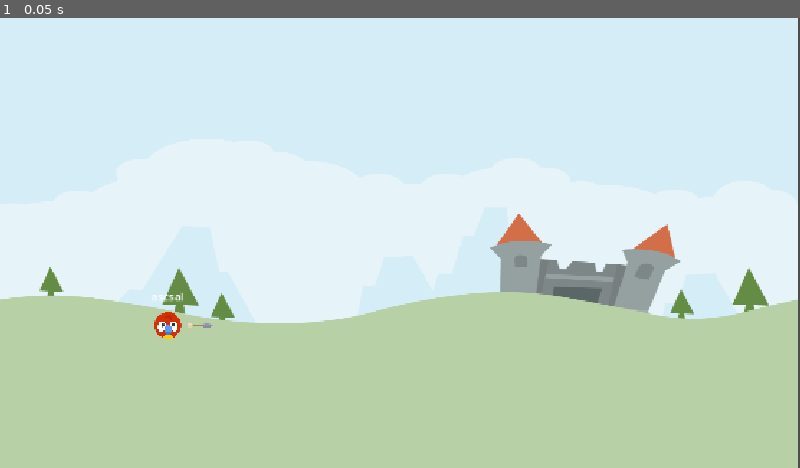
Above: before the commit, frame 1.
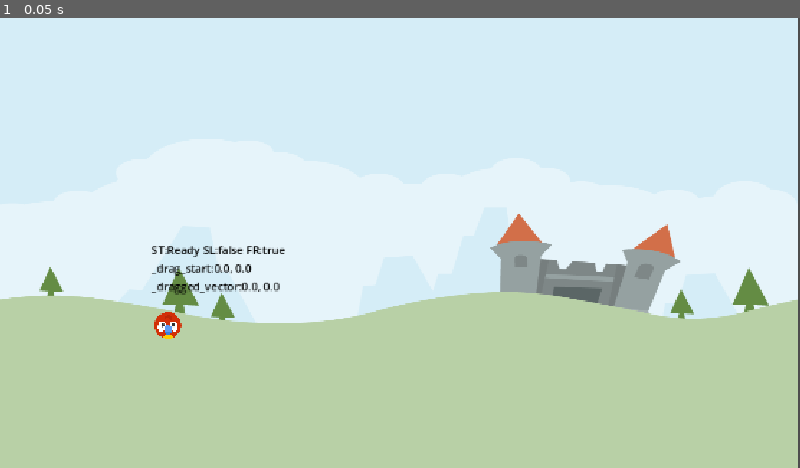
Above: after the commit, the same moment.

Repository: filipeAugusto99/Angry-Animals
Game: Godot game, scene res://Scene/LevelBase/LevelBase.tscn
The game is run twice, just before and just after one commit, with the same random seed, the same clock (stepped at 60 frames per second) and the same inputs. This scene is started directly instead of the project's main scene.
Inputs:
- Up to frame 1 (0.05 s): no input

The runs differ from the first frame. In frame 1, 0.6% of the frame differs, in the area x 19-36%, y 50-69%.

Commit message:
Animal Debug Data

Diff:
--- a/Scene/Animal/Animal.gd
+++ b/Scene/Animal/Animal.gd
@@ -1,13 +1,47 @@
 extends RigidBody2D
 
+enum AnimalState { Ready, Drag, Release }
+
+@onready var arrow: Sprite2D = $Arrow
+@onready var debug_label: Label = $DebugLabel
+@onready var launch_sound: AudioStreamPlayer2D = $LaunchSound
+@onready var kick_sound: AudioStreamPlayer2D = $KickSound
+@onready var stretch_sound: AudioStreamPlayer2D = $StretchSound
+
+var _state: AnimalState = AnimalState.Ready
+var _start: Vector2 = Vector2.ZERO
+var _drag_start: Vector2 = Vector2.ZERO
+var _dragged_vector: Vector2 = Vector2.ZERO
+var _arrow_scale_x: float = 0.0
+
 func _ready() -> void:
-	pass
+	setup()
 
-func _process(delta: float) -> void:
-	pass
+func setup() -> void:
+	_arrow_scale_x = arrow.scale.x
+	arrow.hide()
+	_start = position
+
+func _physics_process(delta: float) -> void:
+	update_debug_label()
+
+func update_debug_label() -> void:
+	var ds: String = "ST:%s SL:%s FR:%s\n" % [
+		AnimalState.keys()[_state], sleeping ,freeze
+	]
+
+	ds += "_drag_start:%.1f, %.1f\n" % [_drag_start.x, _drag_start.y]
+	ds += "_dragged_vector:%.1f, %.1f" % [_dragged_vector.x, _dragged_vector.y]
+	debug_label.text = ds
 
 func _on_input_event(viewport: Node, event: InputEvent, shape_idx: int) -> void:
 	pass # Replace with function body.
 
 func _on_visible_on_screen_notifier_2d_screen_exited() -> void:
 	pass # Replace with function body.
+
+func _on_sleeping_state_changed() -> void:
+	pass # Replace with function body.
+
+func _on_body_entered(body: Node) -> void:
+	pass # Replace with function body.
--- a/Scene/Animal/Animal.tscn
+++ b/Scene/Animal/Animal.tscn
@@ -35,9 +35,10 @@
 
 [node name="DebugLabel" type="Label" parent="."]
 offset_left = -24.0
-offset_top = -53.0
+offset_top = -120.0
 offset_right = 27.0
-offset_bottom = -30.0
+offset_bottom = -97.0
+theme_override_colors/font_color = Color(0, 0, 0, 1)
 text = "ascsal "
 
 [node name="StretchSound" type="AudioStreamPlayer2D" parent="."]
@@ -51,5 +52,7 @@
 
 [node name="VisibleOnScreenNotifier2D" type="VisibleOnScreenNotifier2D" parent="."]
 
+[connection signal="body_entered" from="." to="." method="_on_body_entered"]
 [connection signal="input_event" from="." to="." method="_on_input_event"]
+[connection signal="sleeping_state_changed" from="." to="." method="_on_sleeping_state_changed"]
 [connection signal="screen_exited" from="VisibleOnScreenNotifier2D" to="." method="_on_visible_on_screen_notifier_2d_screen_exited"]
